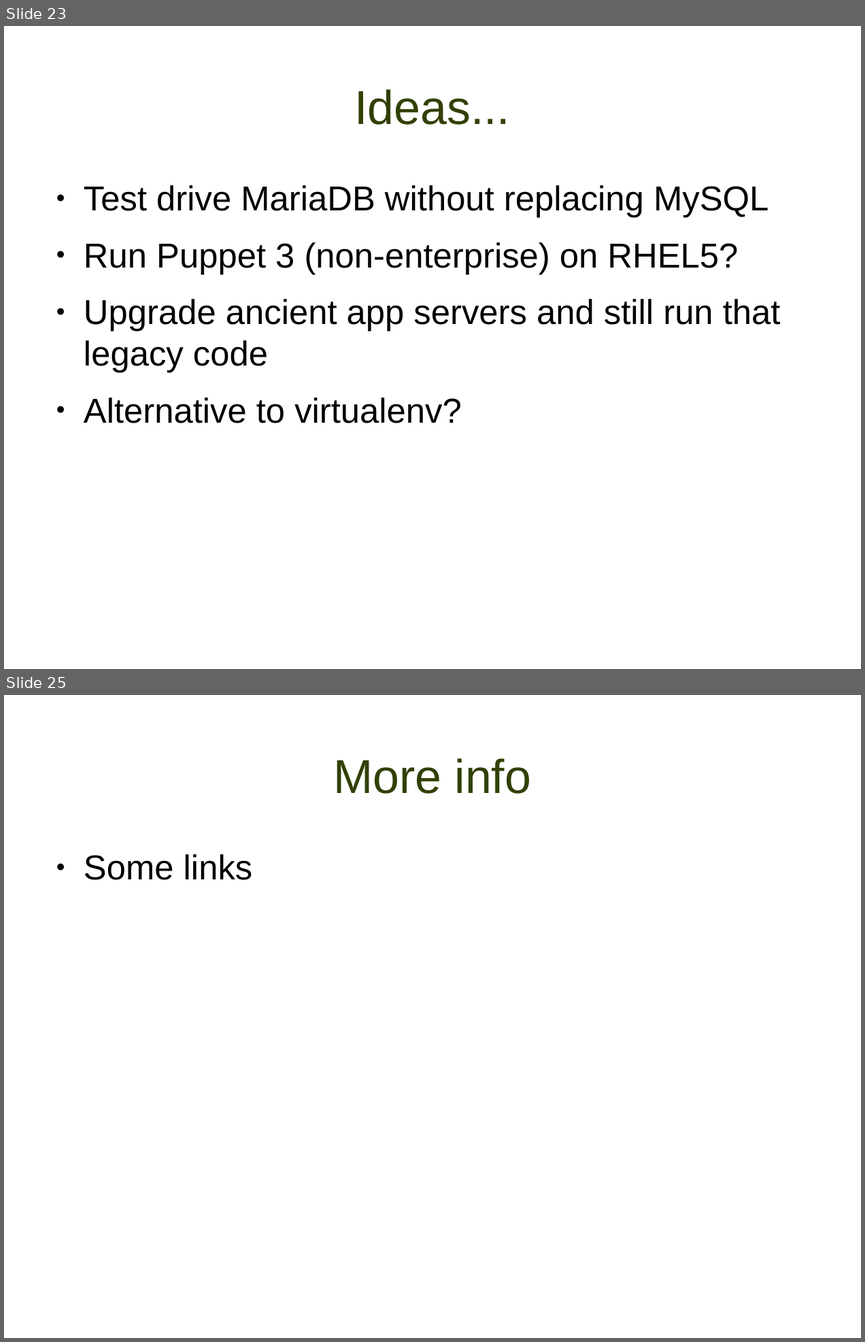
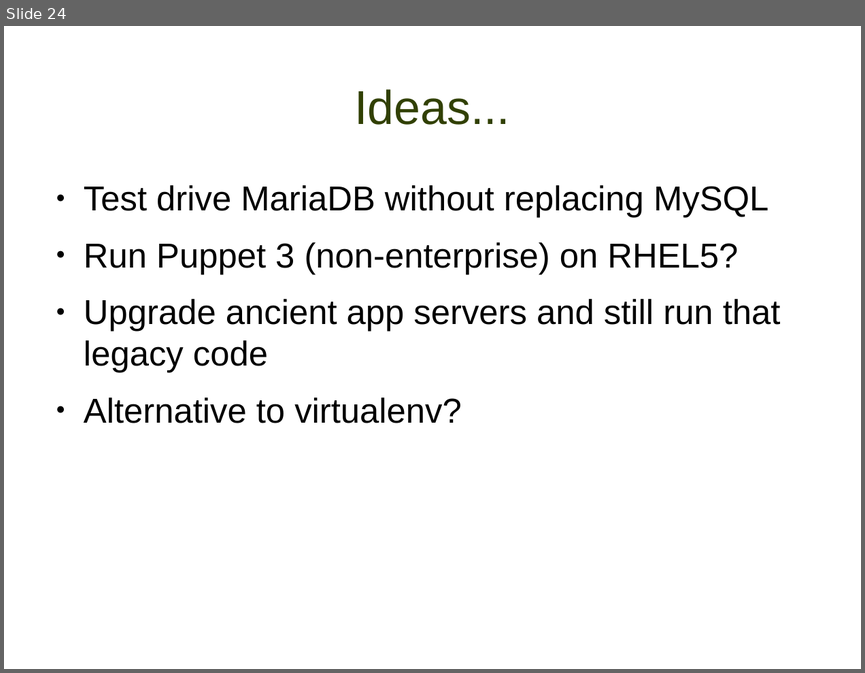
Before and after one commit to misterbonnie/presentations, a slide deck: lugdec14.odp. Shown one above the other, each under a label of ours: slides 23 and 25 before the commit, slide 24 after it; the slides between them are not shown. The pictures are 865x1342 and 865x673 pixels, drawn with LibreOffice and Linux fonts; fonts in the diff are those of the drawing; background and template pictures are left out. Boxes give left, top, right and bottom in pixels: in the first picture for what was removed or moved away, otherwise in the second. Text is boxed around its words. In the diff, an @@ line names an element or a change of style, - is before the commit and + after.

```diff
--- a/lugdec14.odp
+++ b/lugdec14.odp
@@ slide 25 removed at box(4, 695, 861, 1338), background #FFFFFF @@
@@ title removed at box(333, 758, 532, 794) @@
-More info
@@ text removed at box(84, 854, 253, 880) @@
-● Some links
@@ what was slide 23 is now slide 24 @@
```
Also in this commit, not shown: 5 slides changed, 2 slides added, 1 other slide removed.
